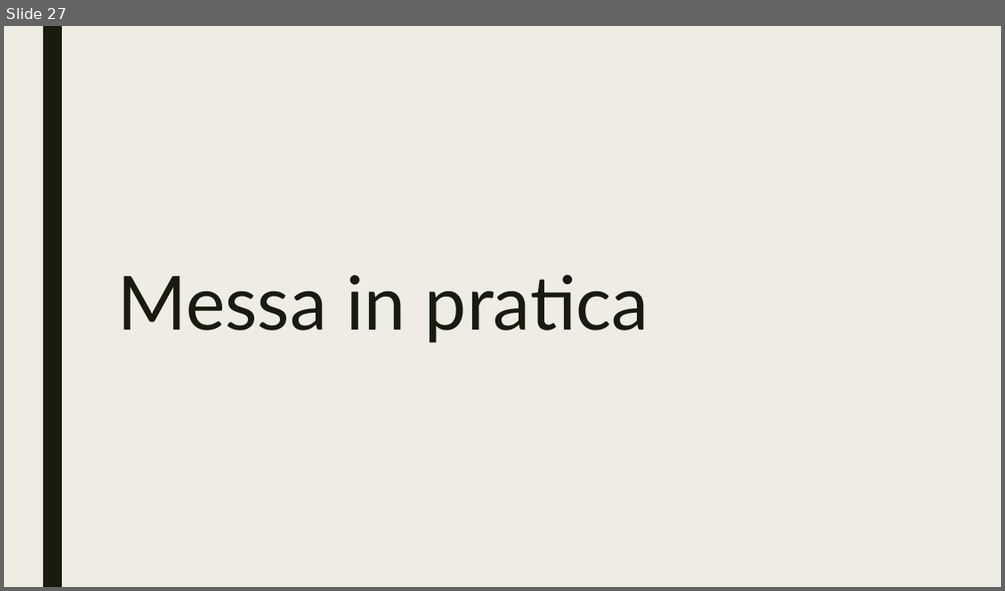
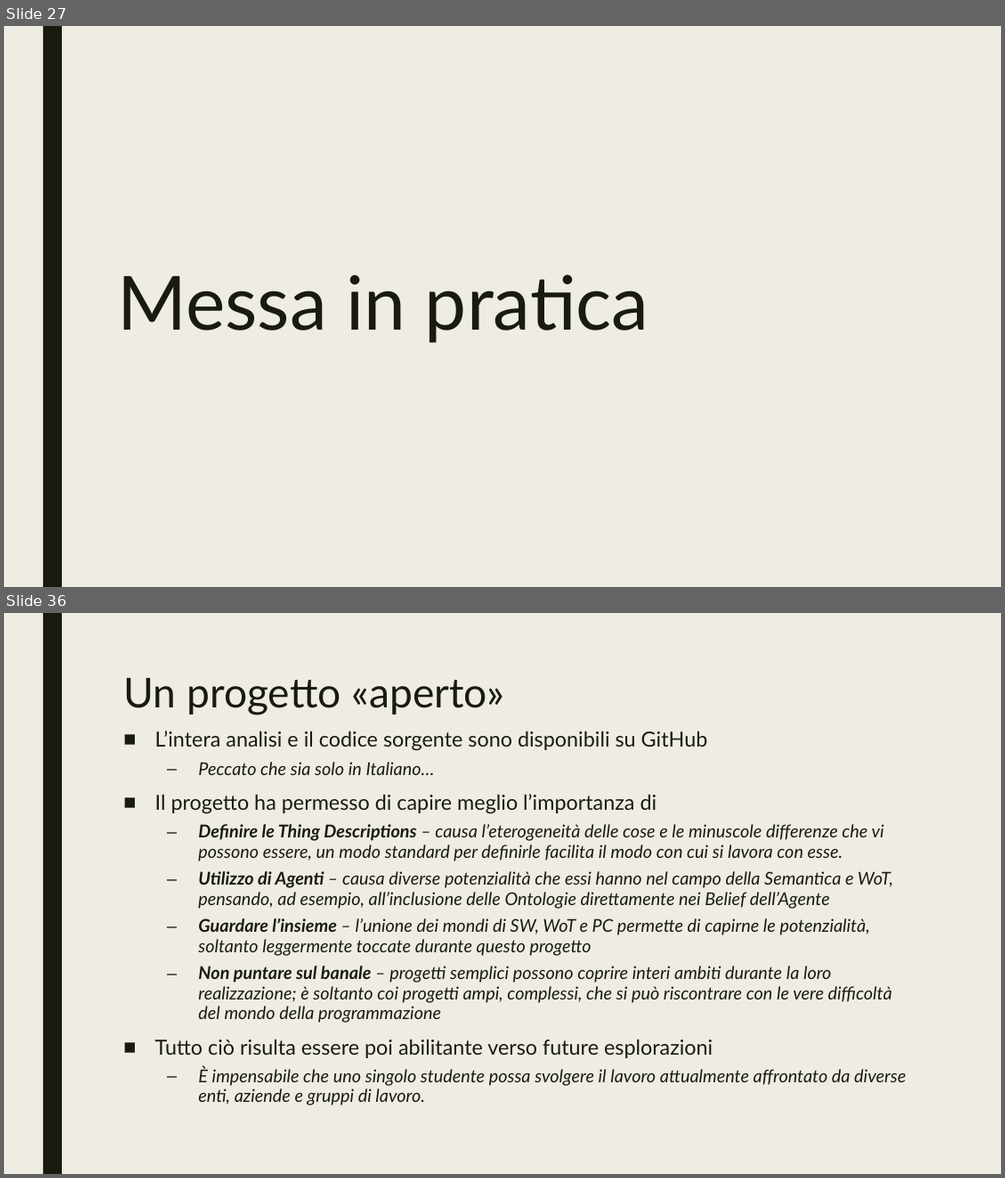
Before and after one commit to Martinocom/pervasive-semantic-exam, a slide deck: doc/Presentation.pptx. Shown one above the other, each under a label of ours: slide 27 before the commit, slides 27 and 36 after it; the slides between them are not shown. The pictures are 1005x591 and 1005x1178 pixels, drawn with LibreOffice and Linux fonts; fonts in the diff are those of the drawing. Boxes give left, top, right and bottom in pixels: in the first picture for what was removed or moved away, otherwise in the second. Text is boxed around its words. In the diff, an @@ line names an element or a change of style, - is before the commit and + after.

```diff
--- a/doc/Presentation.pptx
+++ b/doc/Presentation.pptx
@@ slide 36 added at [4,613,1001,1174], background #EFEDE3; not listed: 1 template element that a slide beside it also shows @@
@@ title added at [123,678,504,715], 39.6 pt, text #191B0E @@
+Un progetto «aperto»
@@ text added at [155,730,906,1105], 17 pt, text #191B0E, italic @@
+■ L’intera analisi e il codice sorgente sono disponibili su GitHub
+  – Peccato che sia solo in Italiano…
+■ Il progetto ha permesso di capire meglio l’importanza di
+  – Definire le Thing Descriptions – causa l’eterogeneità delle cose e le minuscole differenze che vi possono essere, un modo standard per definirle facilita il modo con cui si lavora con esse.
+  – Utilizzo di Agenti – causa diverse potenzialità che essi hanno nel campo della Semantica e WoT, pensando, ad esempio, all’inclusione delle Ontologie direttamente nei Belief dell’Agente
+  – Guardare l’insieme – l’unione dei mondi di SW, WoT e PC permette di capirne le potenzialità, soltanto leggermente toccate durante questo progetto
+  – Non puntare sul banale – progetti semplici possono coprire interi ambiti durante la loro realizzazione; è soltanto coi progetti ampi, complessi, che si può riscontrare con le vere difficoltà del mondo della programmazione
+■ Tutto ciò risulta essere poi abilitante verso future esplorazioni
+  – È impensabile che uno singolo studente possa svolgere il lavoro attualmente affrontato da diverse enti, aziende e gruppi di lavoro.
```
Also in this commit, not shown: 15 slides changed, 7 other slides added.
